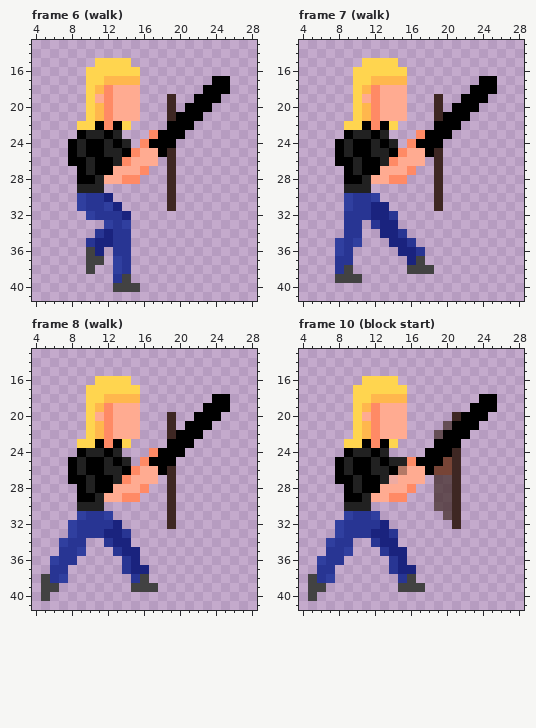
A pixel-art file gets an edit: assets/characters/averi.aseprite. Above, as it was before the edit.
44x44 pixels, 16 frames. Colours within 5 levels of each other are drawn and written as one. Shown: frame 6 (walk): x 4..28, y 13..41; frame 7 (walk): x 4..28, y 13..41; frame 8 (walk): x 4..28, y 13..41; frame 10 (block start): x 4..28, y 13..41. The old version is drawn lined up with the new one, on the new canvas. The commit also changed other frames, which this record leaves out.
Now the later version:
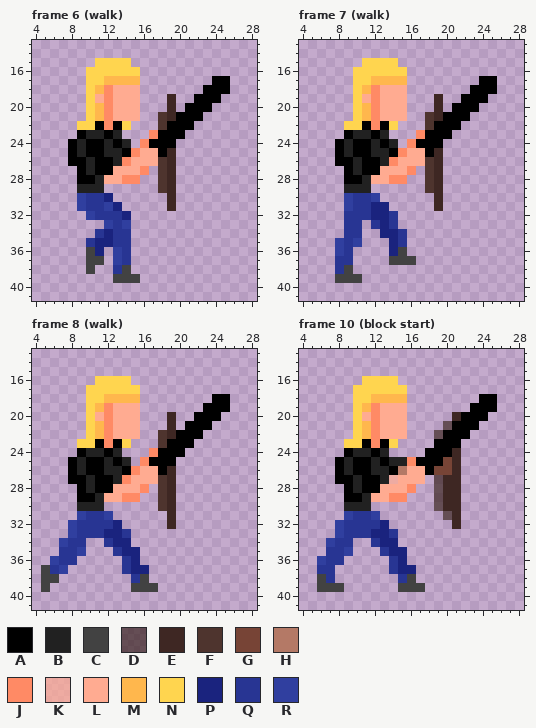
Palette (. is transparent): A #000000  B #212121  C #424242  D #3e2723b4  E #3e2723  F #4e342e  G #774436  H #b47966  J #ff8a65  K #ffab91b4  L #ffab91  M #ffb74d  N #ffd54f  P #1a237e  Q #283593  R #303f9f
Diff:
canvas 44x44 -> 44x54
--- frame 6 (walk)
@@ x 16..20 @@
 20 ...E.
-21 ...EA
-22 ...AA
+21 ..FEA
+22 ..FAA
 23 .JAAA
@@ x 16..20 @@
 25 LLAE.
-26 LL.E.
-27 J..E.
-28 ...E.
-29 ...E.
+26 LLFE.
+27 J.FE.
+28 ..FE.
+29 ..FE.
 30 ...E.
@@ x 11..17 @@
 35 PPQQ...
-36 P.QQ...
+36 P.RQ...
 37 C.RQ...
-38 ..RQ...
-39 ..QC...
-40 ..CCC..
+38 ..QC...
+39 ..CCC..
+40 .......
 41 .......
--- frame 7 (walk)
@@ x 16..20 @@
 20 ...E.
-21 ...EA
-22 ...AA
+21 ..FEA
+22 ..FAA
 23 .JAAA
@@ x 16..20 @@
 25 LLAE.
-26 LL.E.
-27 J..E.
-28 ...E.
-29 ...E.
+26 LLFE.
+27 J.FE.
+28 ..FE.
+29 ..FE.
 30 ...E.
@@ x 12..20 @@
 32 PPQ......
-33 QPP......
+33 QPQ......
 34 .PPQ.....
-35 ..PPQ....
-36 ...PPQ...
-37 ....PC...
-38 ....CCC..
+35 ..PQ.....
+36 ..PC.....
+37 ..CCC....
+38 .........
 39 .........
--- frame 8 (walk)
@@ x 16..20 @@
 21 ...E.
-22 ...EA
-23 ...AA
+22 ..FEA
+23 ..FAA
 24 .JAAA
@@ x 16..20 @@
 26 LLAE.
-27 LL.E.
-28 J..E.
-29 ...E.
-30 ...E.
+27 LLFE.
+28 J.FE.
+29 ..FE.
+30 ..FE.
 31 ...E.
@@ x 4..9 @@
 36 ..RQQ.
-37 ..QQ..
-38 .CQR..
-39 .CC...
-40 .C....
+37 .CQR..
+38 .CC...
+39 .C....
+40 ......
 41 ......
--- frame 10 (block start)
@@ x 18..22 @@
 26 AGGE.
-27 .DDE.
-28 .DDE.
-29 .DDE.
-30 .DDE.
+27 .DEE.
+28 .DEE.
+29 .DEE.
+30 .DEE.
 31 ..DE.
@@ x 4..10 @@
 37 ..QQ...
-38 .CQR...
-39 .CC....
-40 .C.....
+38 ..CQ...
+39 ..CCC..
+40 .......
 41 .......
Changed places in both pictures, as pixel boxes (x1, y1, x2, y2):
added: (158, 112, 167, 193)
changed: (113, 247, 140, 292)
changed: (389, 112, 434, 274)
added: (158, 430, 167, 511)
changed: (41, 565, 68, 601)
changed: (443, 475, 452, 511)
changed: (308, 574, 344, 601)
